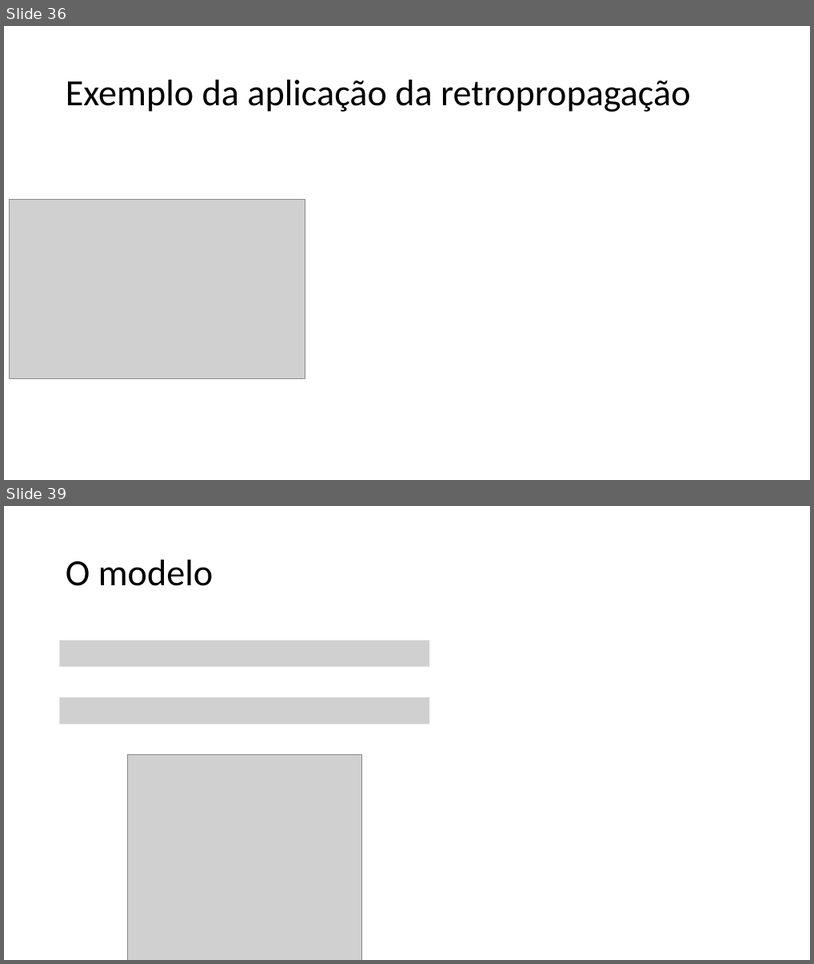
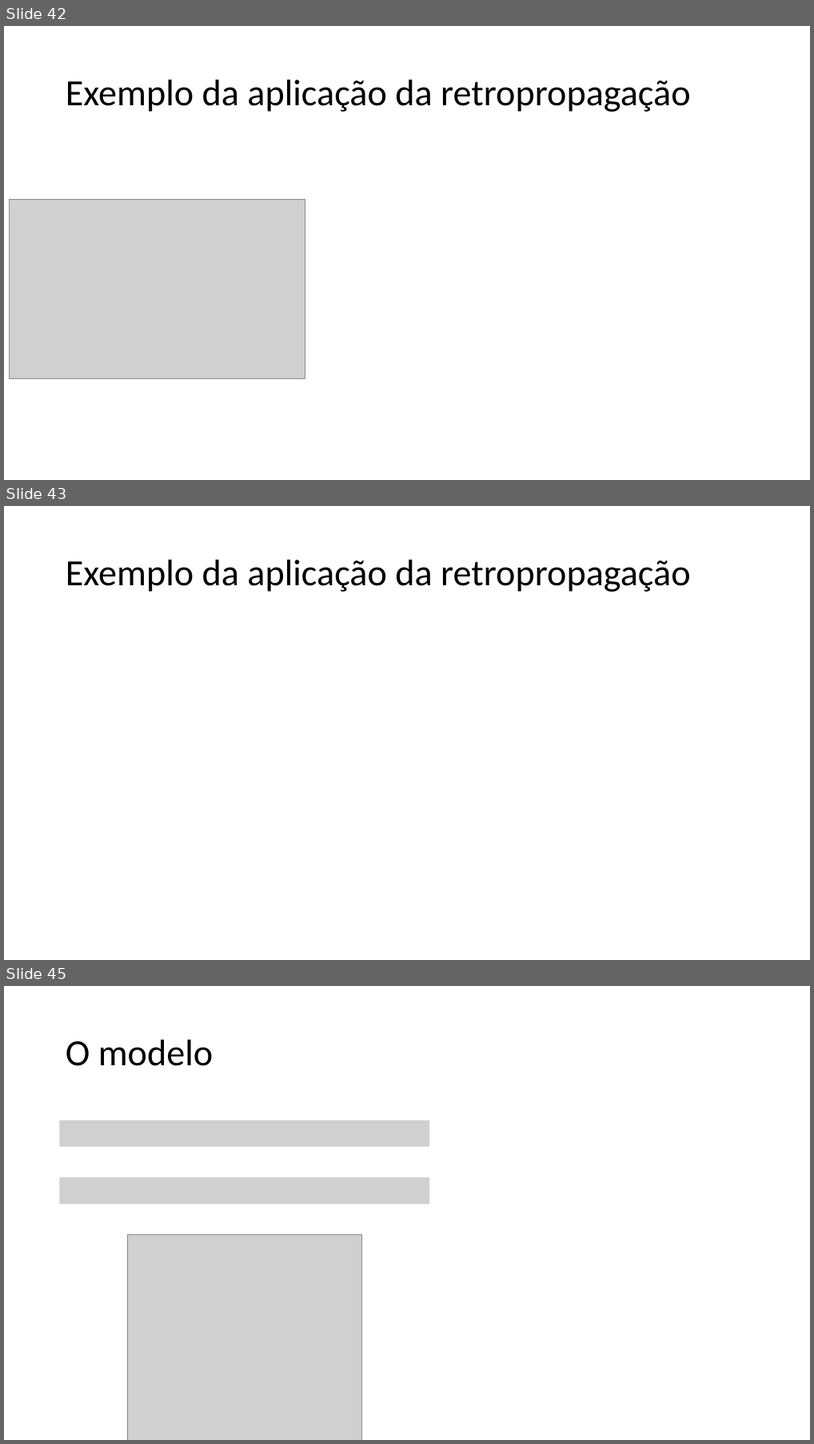
Before and after one commit to zz4fap/c24_inteligencia_artificial, a slide deck: slides/C24_MLP.pptx. Shown one above the other, each under a label of ours: slides 36 and 39 before the commit, slides 42, 43 and 45 after it; the slides between them are not shown. The pictures are 814x964 and 814x1444 pixels, drawn with LibreOffice and Linux fonts; fonts in the diff are those of the drawing; grey boxes stand for pictures. Boxes give left, top, right and bottom in pixels: in the first picture for what was removed or moved away, otherwise in the second. Text is boxed around its words. In the diff, an @@ line names an element or a change of style, - is before the commit and + after.

```diff
--- a/slides/C24_MLP.pptx
+++ b/slides/C24_MLP.pptx
@@ slide 43 added at <box>4,506,810,960</box>, background #FFFFFF @@
@@ title added at <box>66,560,690,592</box>, 44 pt, text #000000 @@
+Exemplo da aplicação da retropropagação
@@ what was slide 36 is now slide 42 @@
@@ what was slide 39 is now slide 45 @@
```
Also in this commit, not shown: 3 slides changed, 6 other slides added.
